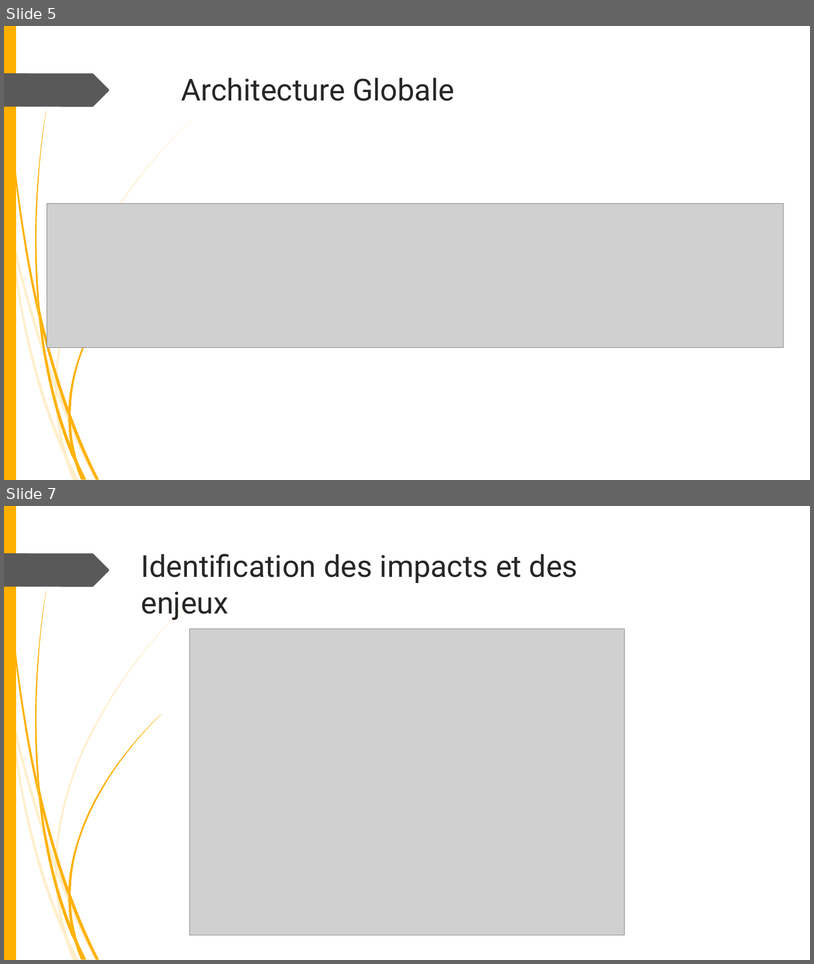
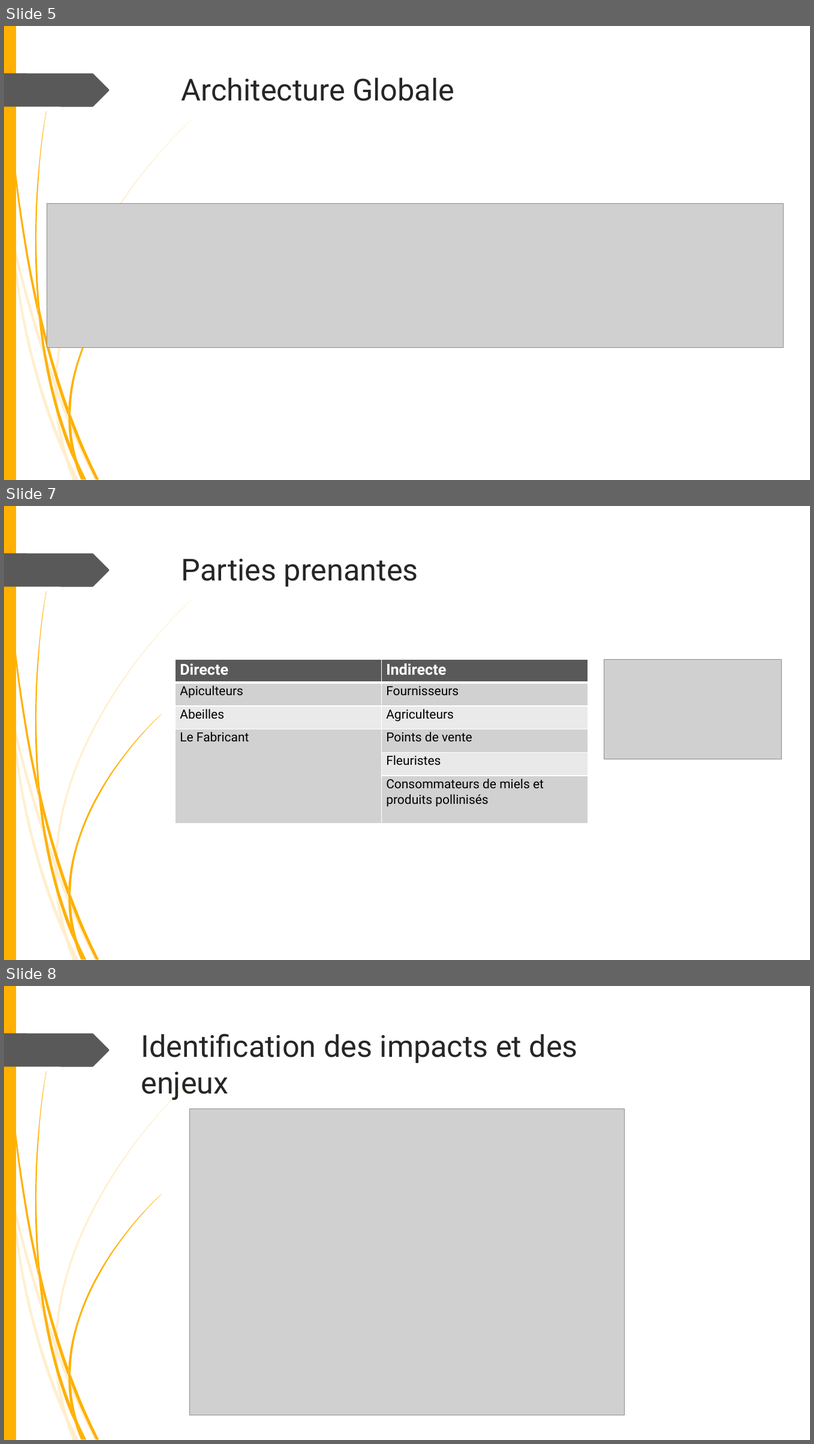
Before and after one commit to fisj2002/Projet_S6_Documentation, a slide deck: Présentation Éthique.pptx. Shown one above the other, each under a label of ours: slides 5 and 7 before the commit, slides 5, 7 and 8 after it; the slides between them are not shown. The pictures are 814x964 and 814x1444 pixels, drawn with LibreOffice and Linux fonts; fonts in the diff are those of the drawing; grey boxes stand for pictures; background and template pictures are left out. Boxes give left, top, right and bottom in pixels: in the first picture for what was removed or moved away, otherwise in the second. Text is boxed around its words. In the diff, an @@ line names an element or a change of style, - is before the commit and + after.

Commit message:
Ajout parties prenantes

```diff
--- a/Présentation Éthique.pptx
+++ b/Présentation Éthique.pptx
@@ slide 7 added at (4,506,810,960), background #FFFFFF; not listed: 24 template elements that a slide beside it also shows @@
@@ title added at (182,558,419,587), 36 pt, text #262626 @@
+Parties prenantes
@@ table added at (176,660,588,823), 6 rows, 2 columns @@
+Directe | Indirecte
+Apiculteurs | Fournisseurs
+Abeilles | Agriculteurs
+Le Fabricant | Points de vente
+ | Fleuristes
+ | Consommateurs de miels et produits pollinisés
@@ picture added at (605,660,782,759) @@
@@ what was slide 7 is now slide 8 @@
```
Also in this commit, not shown: 1 slide changed.
